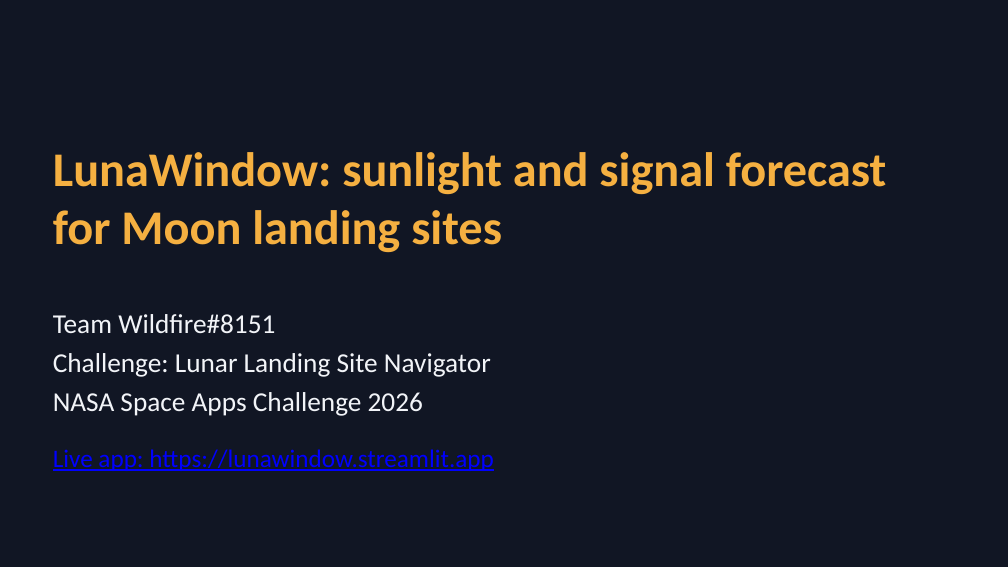
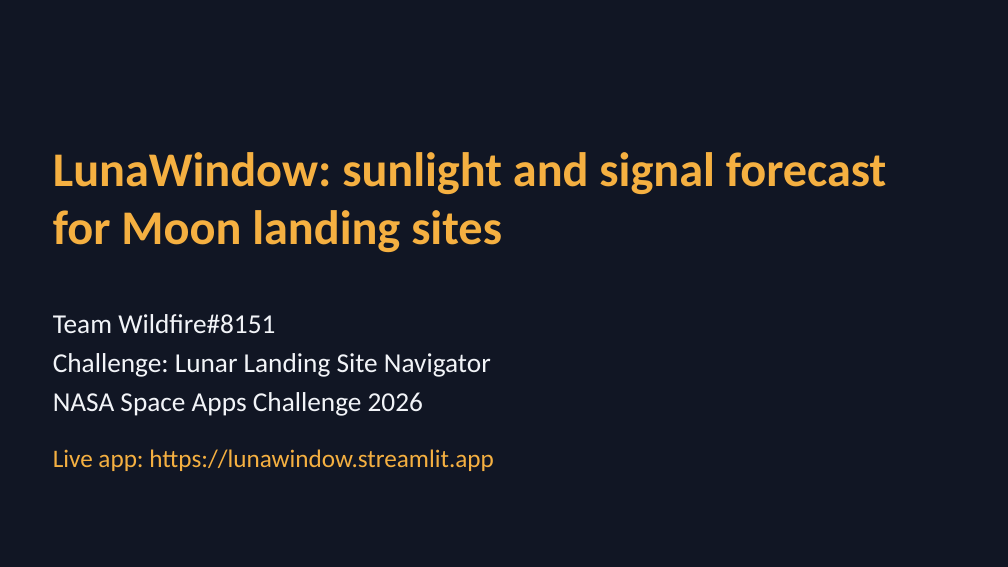
Before and after one commit to mrayth/LunaWindow, a slide deck: slide 1 of Slides/LunaWindow.pptx. Drawn at 1008x567 pixels with LibreOffice and Linux fonts; fonts in the diff are those of the drawing. Boxes give left, top, right and bottom in pixels: in the first picture for what was removed or moved away, otherwise in the second. Text is boxed around its words. In the diff, an @@ line names an element or a change of style, - is before the commit and + after.

```diff
--- a/Slides/LunaWindow.pptx
+++ b/Slides/LunaWindow.pptx
@@ text "Live app: https://lunawindow.streamlit.app" at box(53, 449, 493, 471): text colour #0000FF to #F5B041, underline off @@
```
Also in this commit, not shown: 2 other files.
